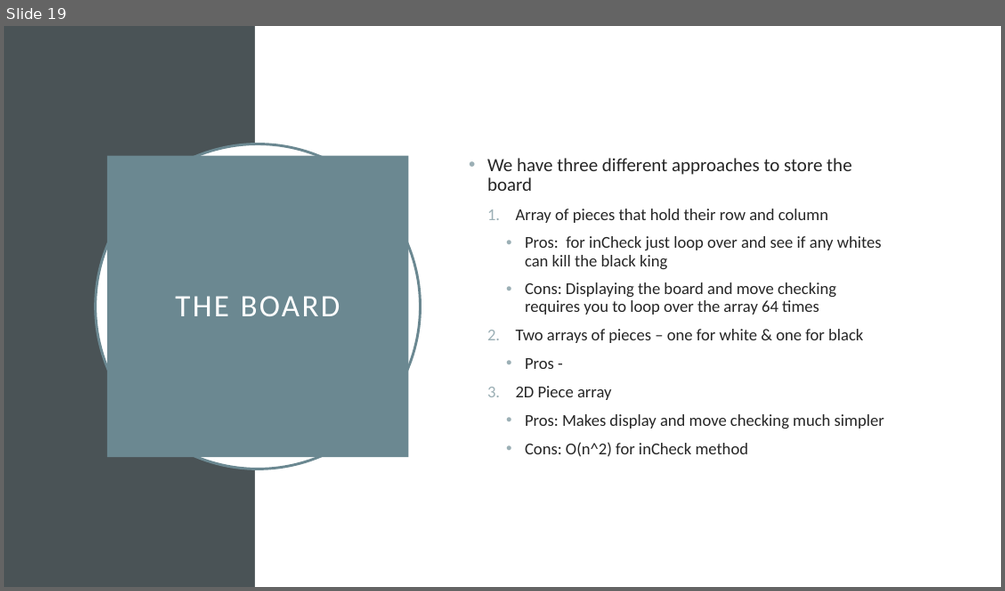
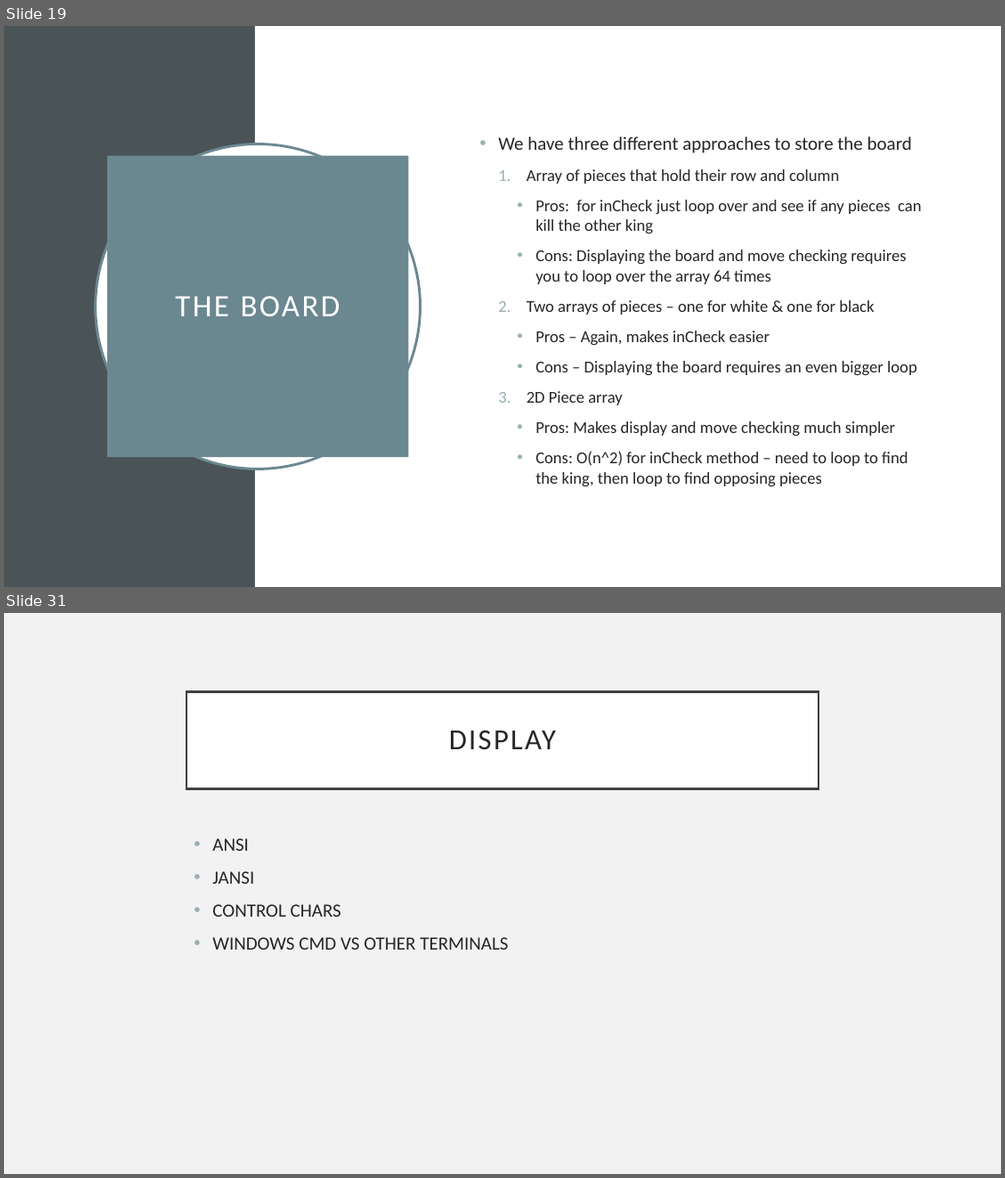
Before and after one commit to mo523/Chess, a slide deck: Adventures in Chess.pptx. Shown one above the other, each under a label of ours: slide 19 before the commit, slides 19 and 31 after it; the slides between them are not shown. The pictures are 1005x591 and 1005x1178 pixels, drawn with LibreOffice and Linux fonts; fonts in the diff are those of the drawing. Boxes give left, top, right and bottom in pixels: in the first picture for what was removed or moved away, otherwise in the second. Text is boxed around its words. In the diff, an @@ line names an element or a change of style, - is before the commit and + after.

```diff
--- a/Adventures in Chess.pptx
+++ b/Adventures in Chess.pptx
@@ slide 31 added at [4, 613, 1001, 1174], background #F2F2F2 @@
@@ title added at [186, 691, 818, 788], fill #FFFFFF, outline #404040 2.5 pt, 28 pt, text #262626 @@
+DISPLAY
@@ text added at [212, 838, 508, 949], 18 pt, text #262626 @@
+• ANSI
+• JANSI
+• CONTROL CHARS
+• WINDOWS CMD VS OTHER TERMINALS
@@ slide 19 changed as well @@
@@ text "We have three different approaches ...": place and size @@
-text "We have three different approaches ..." at [487, 158, 884, 457]
+text "We have three different approaches ..." at [498, 136, 921, 486]
@@ text at [498, 136, 912, 435]: line spacing 0.9 to 1 @@
@@ text at [535, 200, 921, 233]: text changed @@
-    • Pros: for inCheck just loop over and see if any whites can kill the black king
+    • Pros: for inCheck just loop over and see if any pieces can kill the other king
@@ text at [535, 330, 917, 375]: text changed @@
-    • Pros -
+    • Pros – Again, makes inCheck easier
+    • Cons – Displaying the board requires an even bigger loop
@@ text at [535, 451, 907, 486]: text changed @@
-    • Cons: O(n^2) for inCheck method
+    • Cons: O(n^2) for inCheck method – need to loop to find the king, then loop to find opposing pieces
```
Also in this commit, not shown: 3 other slides changed, 11 other slides added, 1 slide removed.
